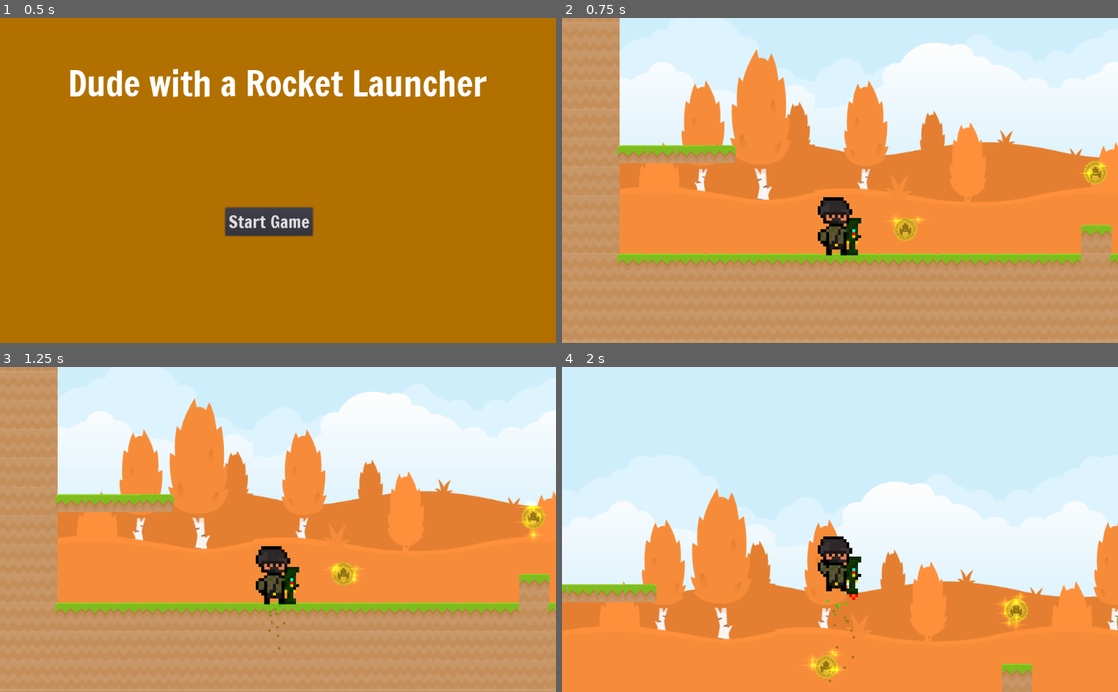
Above: before the commit, frames 1-4 (two rows, left to right).
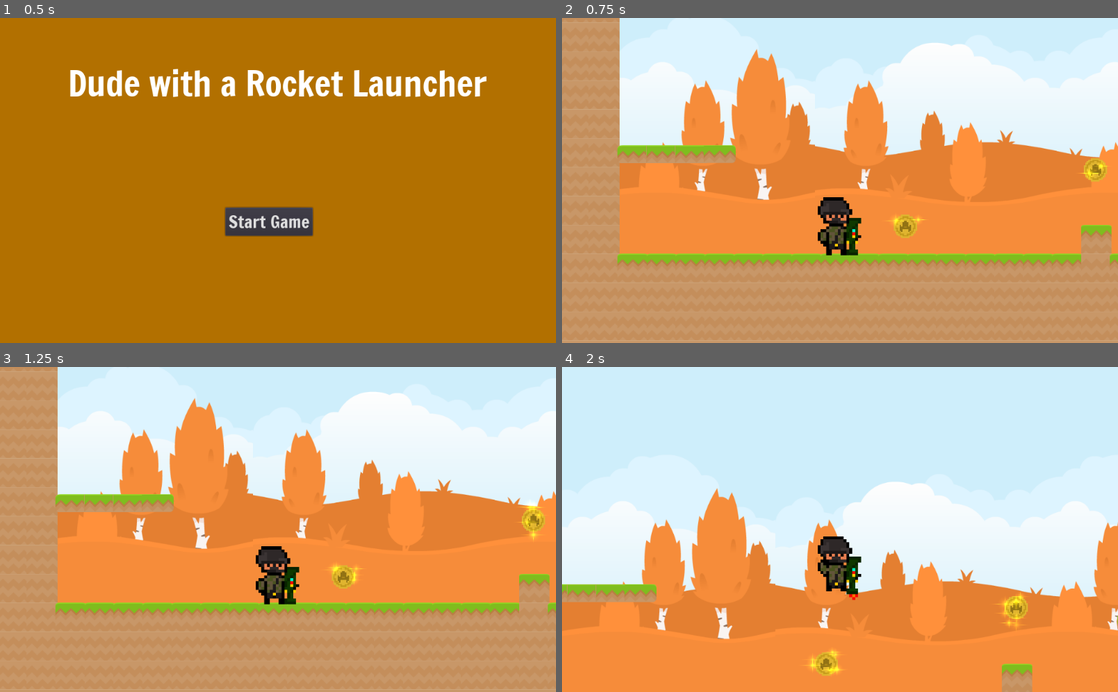
Above: after the commit, the same moments.

Repository: bsu-cs315/P2-ncbarber
Game: Godot game, scene res://src/Title.tscn
The game is run twice, just before and just after one commit, with the same random seed, the same clock (stepped at 60 frames per second) and the same inputs.
Inputs:
- Up to frame 1 (0.5 s): no input
- Up to frame 2 (0.75 s): click "Start Game" at 0.5 s
- Up to frame 3 (1.25 s): no input
- Up to frame 4 (2 s): hold D (right) from 1.28 s (still down); hold Space (rocket_launch) from 1.28 s (still down); tap W (jump) at 1.52, 1.55, 1.82 s

Frame 1 is identical in both runs. In frame 2, 0.3% of the frame differs, in the area x 48-98%, y 43-74%; in frame 3, 0.4%; in frame 4, 0.4%, in the area x 45-84%, y 70-98%.

Commit message:
Add walking particles

Diff:
--- a/project/src/Character.gd
+++ b/project/src/Character.gd
@@ -41,25 +41,31 @@
 	if Input.is_action_pressed("jump"):
 		$AnimatedSprite.animation = "jumping"
 		$AnimatedSprite.play()
+		$WalkingDirt.visible = false
 
 	if Input.is_action_pressed("rocket_launch"):
 		$AnimatedSprite.animation = "rocket"
 		$AnimatedSprite.play()
+		$WalkingDirt.visible = false
 
 	if Input.is_action_pressed("right") and is_on_floor():
 		$AnimatedSprite.animation = "walking"
 		$AnimatedSprite.play()
 		$AnimatedSprite.flip_h = false
+		$WalkingDirt.visible = true
 
 	if Input.is_action_pressed("left") and is_on_floor():
 		$AnimatedSprite.animation = "walking"
 		$AnimatedSprite.play()
 		$AnimatedSprite.flip_h = true
+		$WalkingDirt.visible = true
 
 	if velocity.x == 0 and is_on_floor():
 		$AnimatedSprite.animation = "idle"
 		$AnimatedSprite.play()
+		$WalkingDirt.visible = false
 
 	if Input.is_action_pressed("down") and is_on_floor() and velocity.x == 0:
 		$AnimatedSprite.animation = "ducking"
 		$AnimatedSprite.play()
+		$WalkingDirt.visible = false
--- a/project/src/Character.tscn
+++ b/project/src/Character.tscn
@@ -68,7 +68,8 @@
 [node name="WalkingDirt" type="Particles2D" parent="."]
 position = Vector2( 1.93285, 61.7219 )
 scale = Vector2( 5, 5 )
-amount = 25
+amount = 15
+lifetime = 0.5
 process_material = SubResource( 3 )
 
 [node name="AnimatedSprite" type="AnimatedSprite" parent="."]
--- a/project/src/Coin.tscn
+++ b/project/src/Coin.tscn
@@ -49,7 +49,7 @@
 scale = Vector2( 0.1, 0.1 )
 frames = SubResource( 2 )
 animation = "idle"
-frame = 3
+frame = 5
 playing = true
 
 [node name="Particles2D" type="Particles2D" parent="."]
